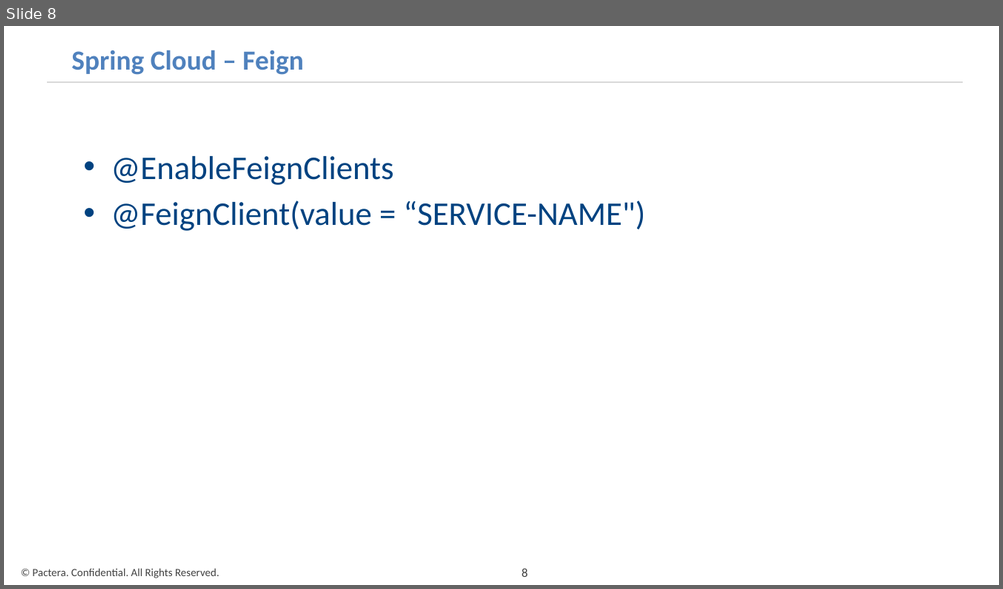
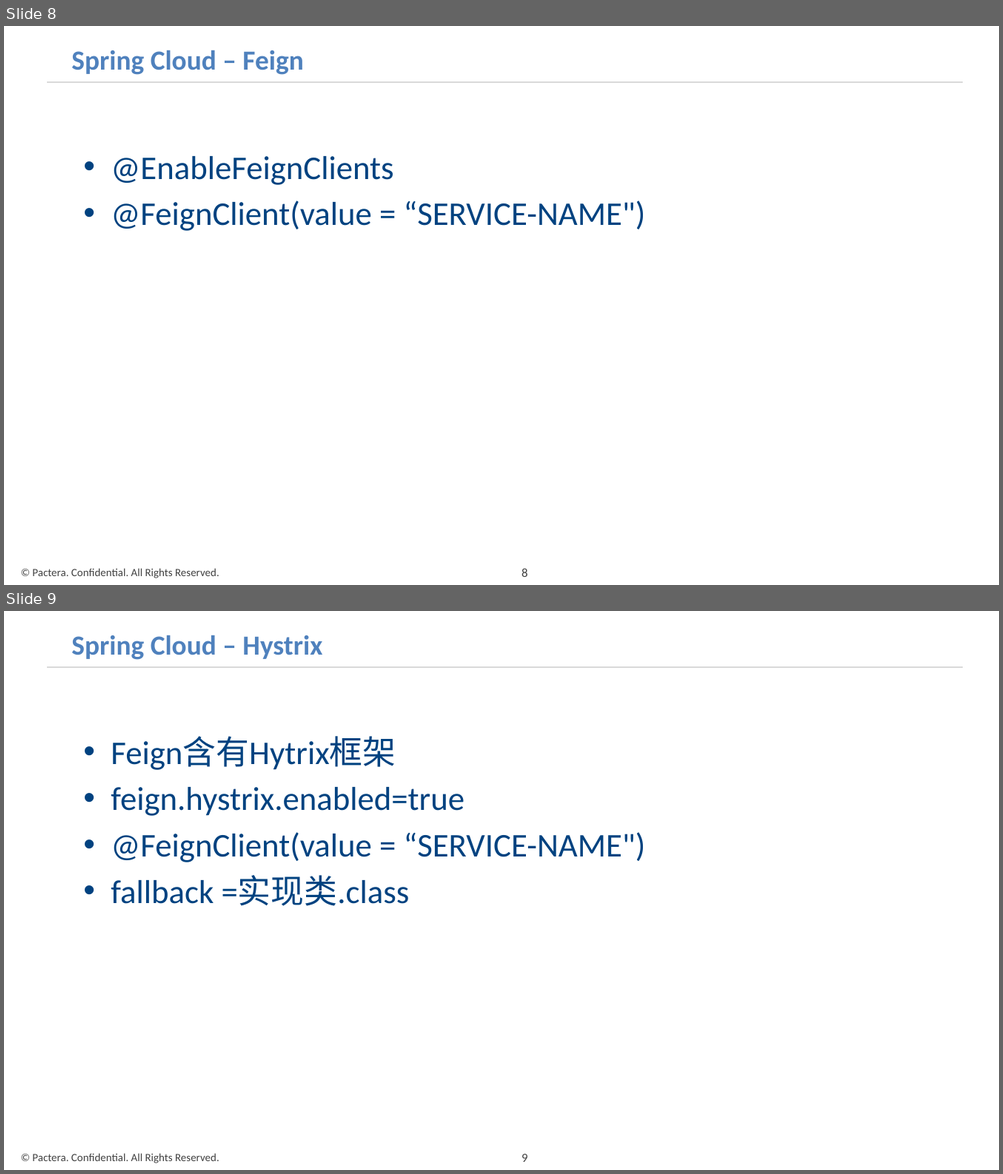
Before and after one commit to xiaolongtang/springcloud, a slide deck: spring cloud.pptx. Shown one above the other, each under a label of ours: slide 8 before the commit, slides 8 and 9 after it. The pictures are 1003x589 and 1003x1174 pixels, drawn with LibreOffice and Linux fonts; fonts in the diff are those of the drawing; background and template pictures are left out. Boxes give left, top, right and bottom in pixels: in the first picture for what was removed or moved away, otherwise in the second. Text is boxed around its words. In the diff, an @@ line names an element or a change of style, - is before the commit and + after.

Commit message:
update

```diff
--- a/spring cloud.pptx
+++ b/spring cloud.pptx
@@ slide 9 added at [4,611,999,1170], background #FFFFFF; not listed: 1 template element that a slide beside it also shows @@
@@ title added at [71,635,322,660], 20 pt, text #4F81BD, bold @@
+Spring Cloud – Hystrix
@@ text added at [111,737,646,906], 24 pt, text #004280 @@
+• Feign含有Hytrix框架
+• feign.hystrix.enabled=true
+• @FeignClient(value = “SERVICE-NAME")
+• fallback =实现类.class
@@ text added at [32,1153,219,1164], 8 pt, text #404040 @@
+© Pactera. Confidential. All Rights Reserved.
@@ page number added at [521,1154,528,1162], 9 pt, text #404040 @@
+9
```
Also in this commit, not shown: 3 other slides added.
